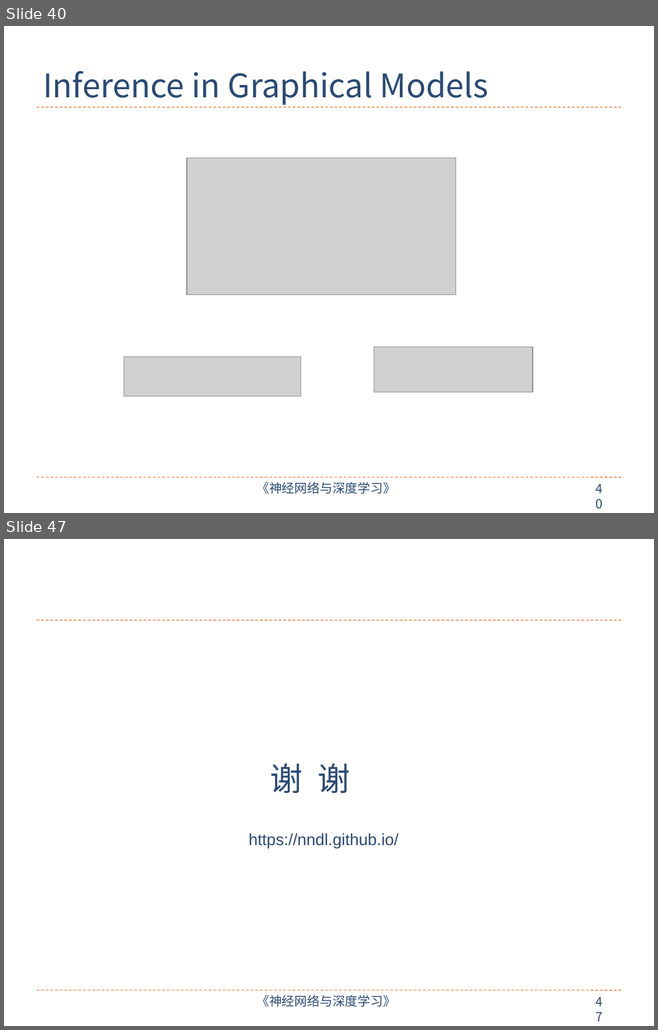
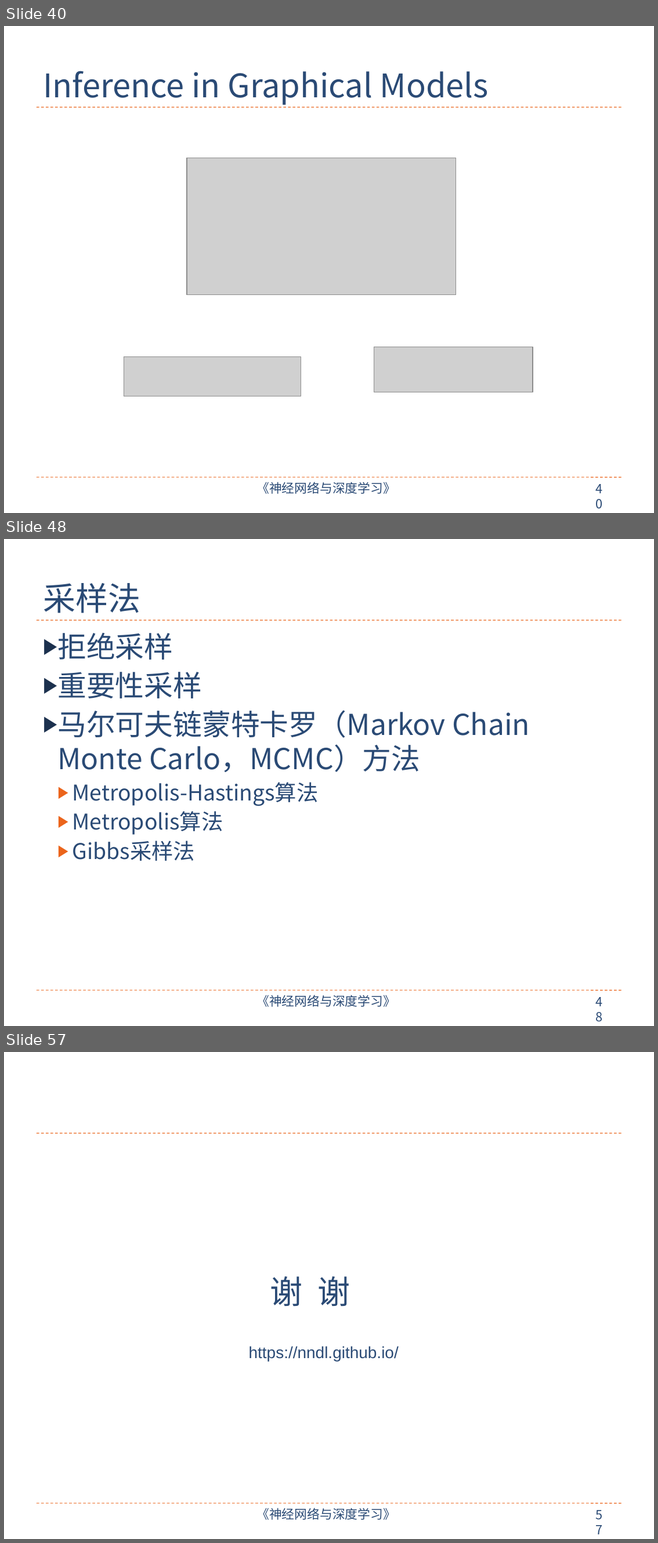
Before and after one commit to nndl/nndl.github.io, a slide deck: ppt/chap-概率图模型.pptx. Shown one above the other, each under a label of ours: slides 40 and 47 before the commit, slides 40, 48 and 57 after it; the slides between them are not shown. The pictures are 658x1030 and 658x1543 pixels, drawn with LibreOffice and Linux fonts; fonts in the diff are those of the drawing; grey boxes stand for pictures. Boxes give left, top, right and bottom in pixels: in the first picture for what was removed or moved away, otherwise in the second. Text is boxed around its words. In the diff, an @@ line names an element or a change of style, - is before the commit and + after.

```diff
--- a/ppt/chap-概率图模型.pptx
+++ b/ppt/chap-概率图模型.pptx
@@ slide 48 added at box(4, 539, 654, 1026), background #FFFFFF; not listed: 4 template elements that a slide beside it also shows @@
@@ title added at box(43, 583, 140, 613), 36 pt, text #2A4A75 @@
+采样法
@@ text added at box(57, 632, 529, 861), 32 pt, text #2A4A75 @@
+▶ 拒绝采样
+▶ 重要性采样
+▶ 马尔可夫链蒙特卡罗（Markov Chain Monte Carlo，MCMC）方法
+  ▶ Metropolis-Hastings算法
+  ▶ Metropolis算法
+  ▶ Gibbs采样法
@@ what was slide 47 is now slide 57 @@
@@ page number at box(589, 1504, 615, 1526): text changed @@
-47
+57
```
Also in this commit, not shown: 1 slide changed, 14 other slides added, 5 slides removed, 3 other files.
